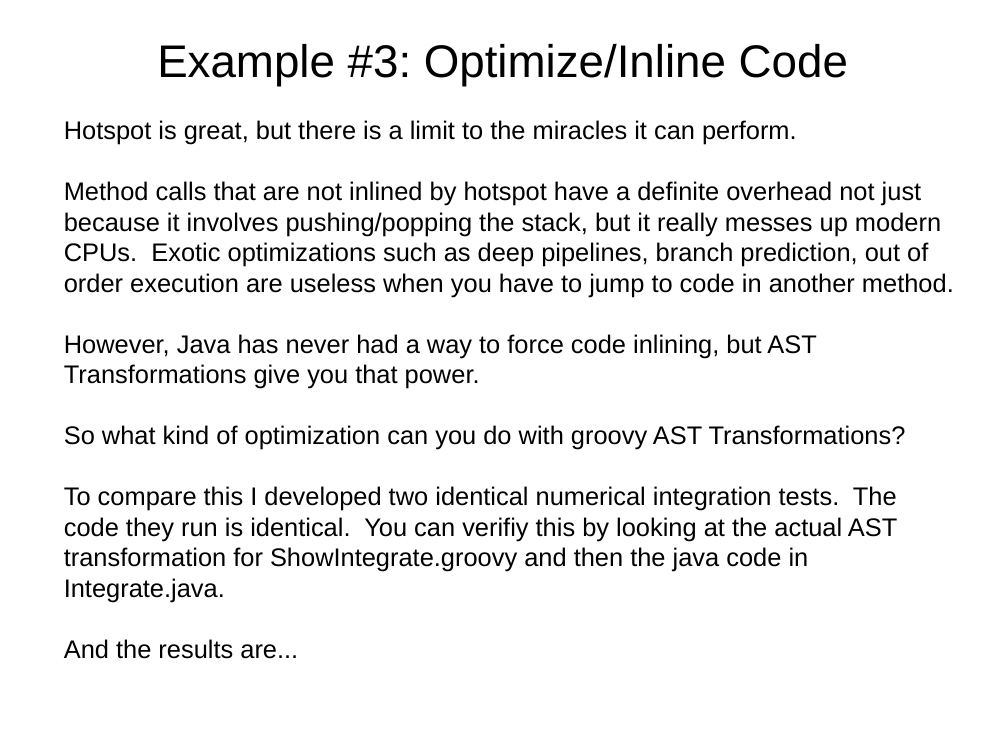
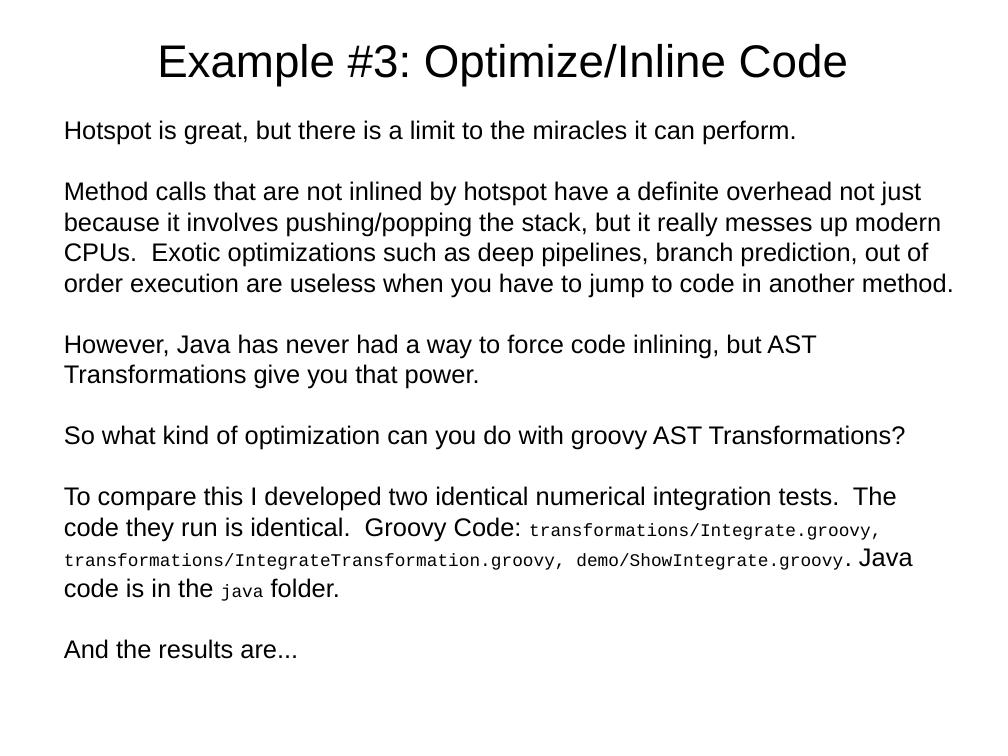
Before and after one commit to dwclark/AstTransformations, a slide deck: slide 30 of ast.odp. Drawn at 1008x756 pixels with LibreOffice and Linux fonts; fonts in the diff are those of the drawing. Boxes give left, top, right and bottom in pixels: in the first picture for what was removed or moved away, otherwise in the second. Text is boxed around its words. In the diff, an @@ line names an element or a change of style, - is before the commit and + after.

```diff
--- a/ast.odp
+++ b/ast.odp
@@ text at (64,486,913,601): text changed @@
-To compare this I developed two identical numerical integration tests. The code they run is identical. You can verifiy this by looking at the actual AST transformation for ShowIntegrate.groovy and then the java code in Integrate.java.
+To compare this I developed two identical numerical integration tests. The code they run is identical. Groovy Code: transformations/Integrate.groovy, transformations/IntegrateTransformation.groovy, demo/ShowIntegrate.groovy. Java code is in the java folder.
```
Also in this commit, not shown: 4 other slides changed, 1 other file.
